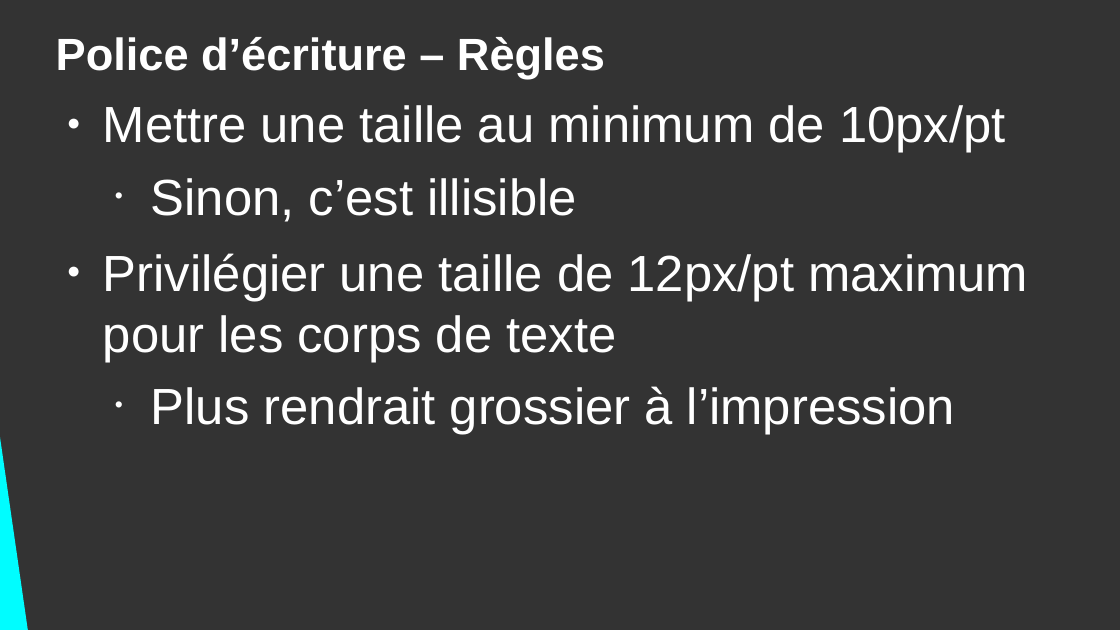
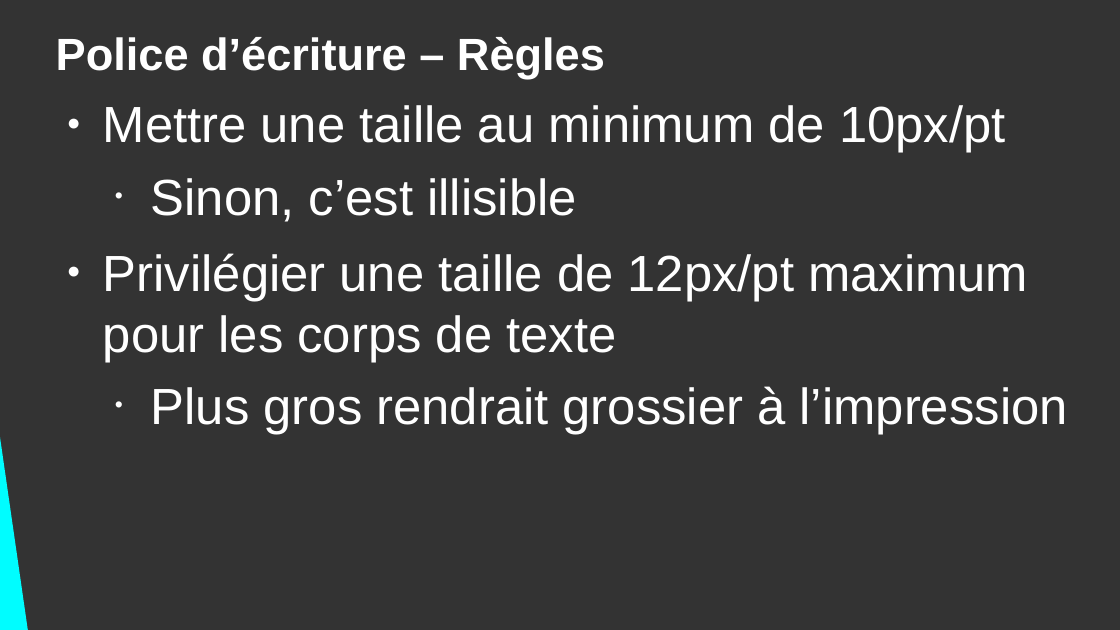
Before and after one commit to DanYellow/cours, a slide deck: slide 23 of production-graphique-s1/presentation.odp. Drawn at 1120x630 pixels with LibreOffice and Linux fonts; fonts in the diff are those of the drawing. Boxes give left, top, right and bottom in pixels: in the first picture for what was removed or moved away, otherwise in the second. Text is boxed around its words. In the diff, an @@ line names an element or a change of style, - is before the commit and + after.

```diff
--- a/production-graphique-s1/presentation.odp
+++ b/production-graphique-s1/presentation.odp
@@ text at <box>151,386,1068,435</box>: text changed @@
-  • Plus rendrait grossier à l’impression
+  • Plus gros rendrait grossier à l’impression
```
Also in this commit, not shown: 1 other slide changed, 1 other file.
